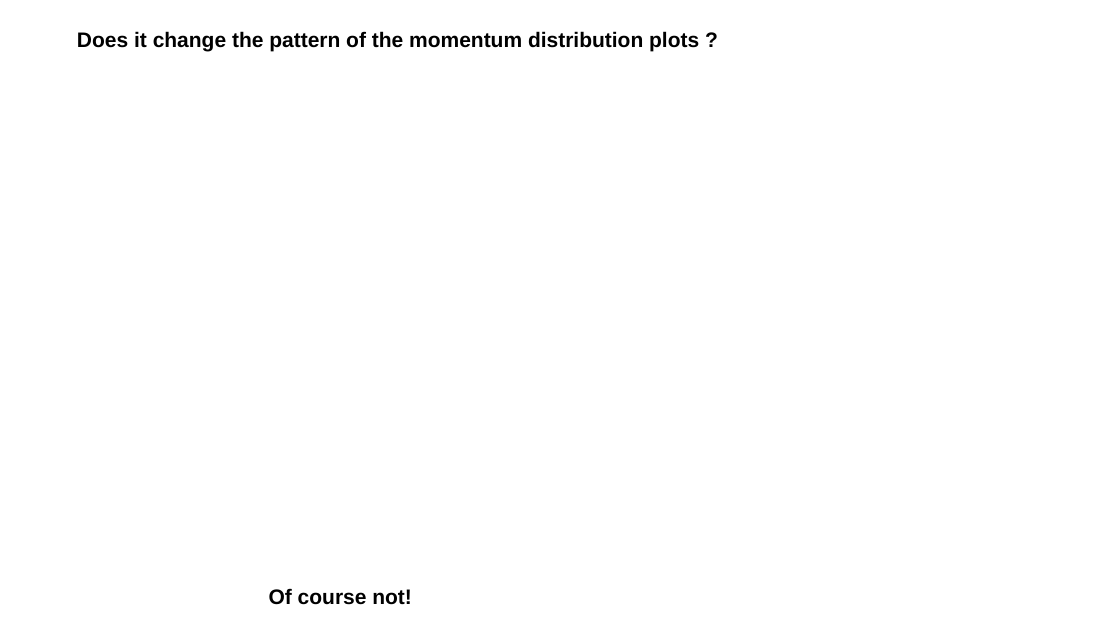
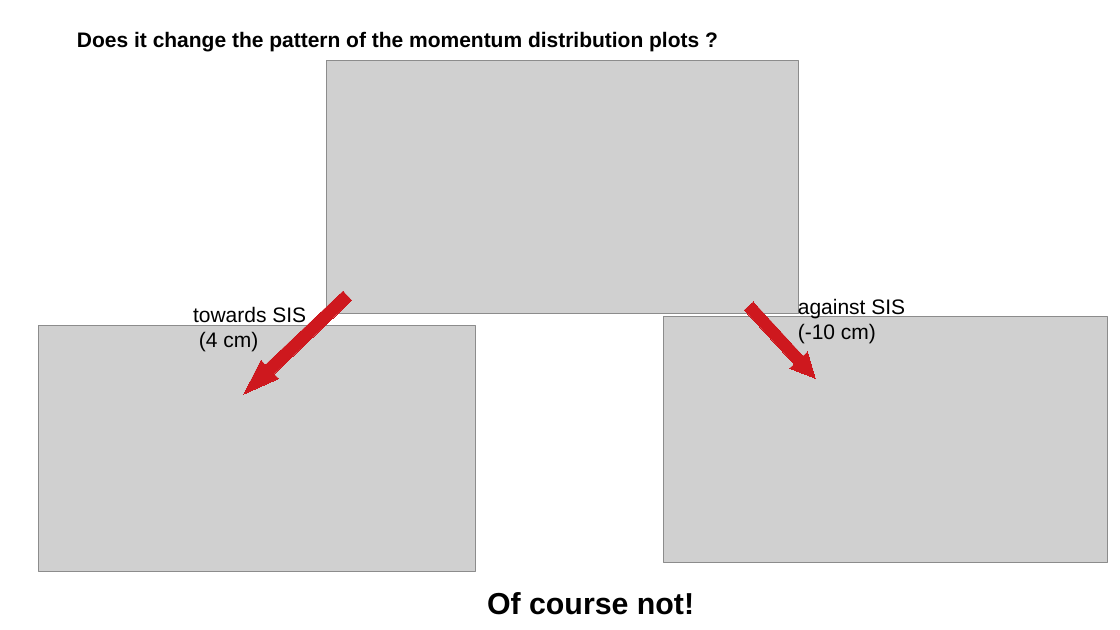
Before and after one commit to jenegger/r3b_wg, a slide deck: slide 18 of presentation_wg.odp. Drawn at 1120x630 pixels with LibreOffice and Linux fonts; fonts in the diff are those of the drawing; grey boxes stand for pictures; background and template pictures are left out. Boxes give left, top, right and bottom in pixels: in the first picture for what was removed or moved away, otherwise in the second. Text is boxed around its words. In the diff, an @@ line names an element or a change of style, - is before the commit and + after.

```diff
--- a/presentation_wg.odp
+++ b/presentation_wg.odp
@@ picture added at (327, 60, 798, 313) @@
@@ left arrow added at (235, 287, 356, 404), fill #CE181E, outline #CE181E 0 pt @@
@@ left arrow added at (740, 298, 825, 387), fill #CE181E, outline #CE181E 0 pt @@
@@ text added at (798, 297, 905, 343), 18 pt, text #000000 @@
+against SIS
+(-10 cm)
@@ picture added at (39, 325, 476, 571) @@
@@ text added at (193, 306, 306, 352), 18 pt, text #000000 @@
+towards SIS
+(4 cm)
@@ picture added at (664, 317, 1107, 563) @@
@@ text "Of course not!": place and size @@
-text "Of course not!" at (269, 588, 412, 605)
+text "Of course not!" at (487, 592, 694, 615)
@@ text "Of course not!" at (487, 592, 694, 615): size 18 to 26 pt @@
```
Also in this commit, not shown: 2 other slides changed, 1 slide removed, 7 other files.
